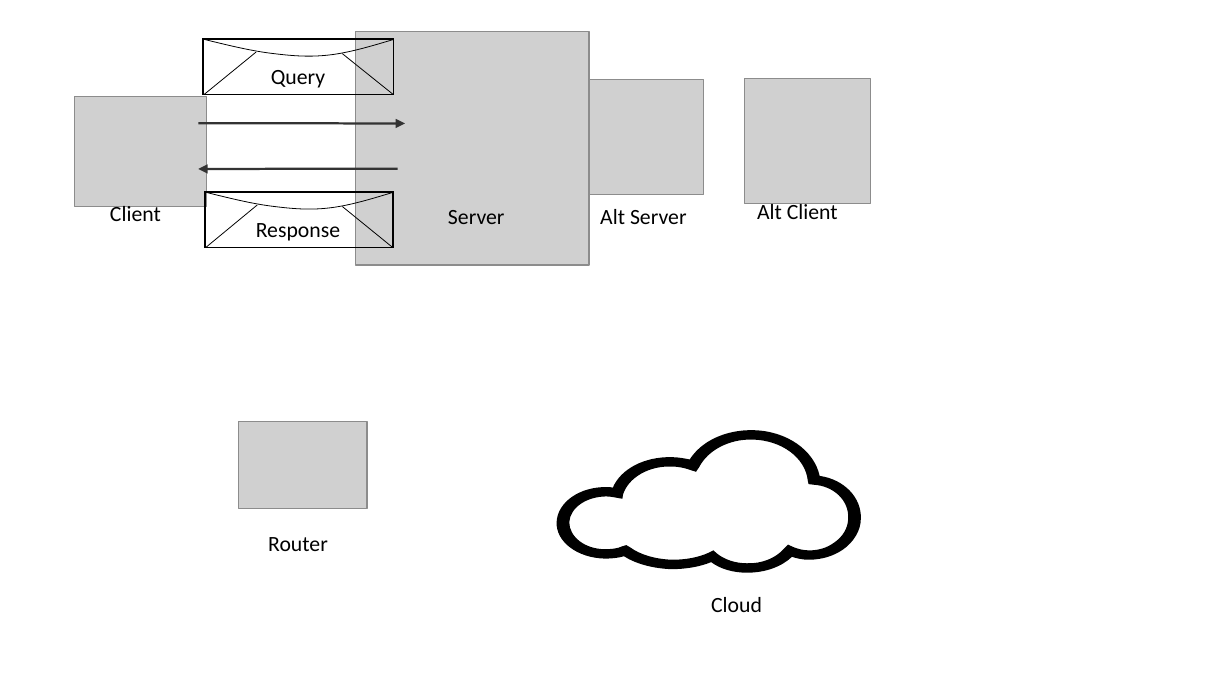
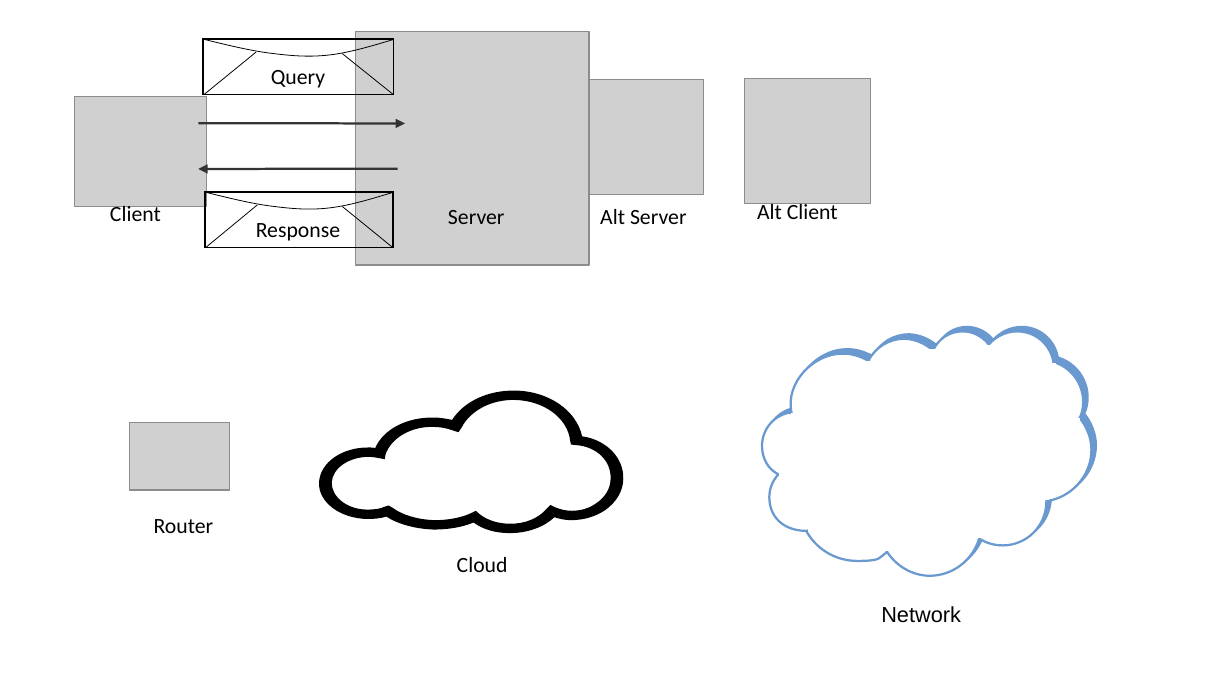
Before and after one commit to SystemsApproach/7E, a slide deck: slide 2 of figures/Figure-Style.odp. Drawn at 1232x693 pixels with LibreOffice and Linux fonts; fonts in the diff are those of the drawing; grey boxes stand for pictures. Boxes give left, top, right and bottom in pixels: in the first picture for what was removed or moved away, otherwise in the second. Text is boxed around its words. In the diff, an @@ line names an element or a change of style, - is before the commit and + after.

```diff
--- a/figures/Figure-Style.odp
+++ b/figures/Figure-Style.odp
@@ freeform shape: place and size @@
-freeform shape at bbox=[556, 429, 862, 572]
+freeform shape at bbox=[319, 390, 625, 533]
@@ picture: place and size @@
-picture at bbox=[238, 421, 367, 509]
+picture at bbox=[130, 423, 230, 491]
@@ text "Router": place and size @@
-text "Router" at bbox=[268, 537, 328, 551]
+text "Router" at bbox=[154, 519, 214, 533]
@@ group added at bbox=[762, 332, 1092, 577]: 11 rectangles, 1 freeform shape @@
@@ text "Cloud": place and size @@
-text "Cloud" at bbox=[711, 597, 762, 612]
+text "Cloud" at bbox=[457, 557, 508, 572]
@@ text added at bbox=[881, 606, 961, 623], 14 pt, text #000000 @@
+Network
```
Also in this commit, not shown: 15 other files.
